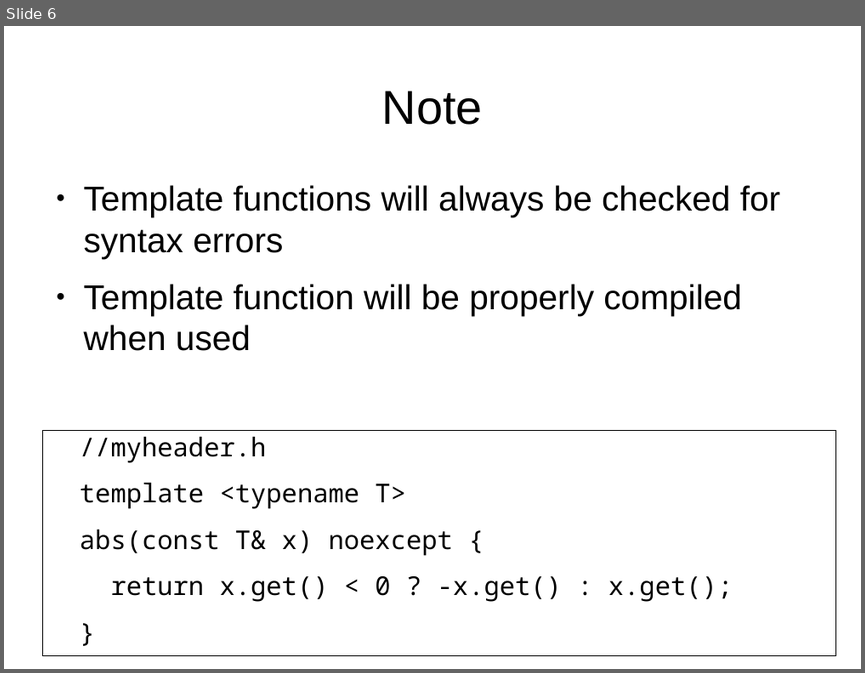
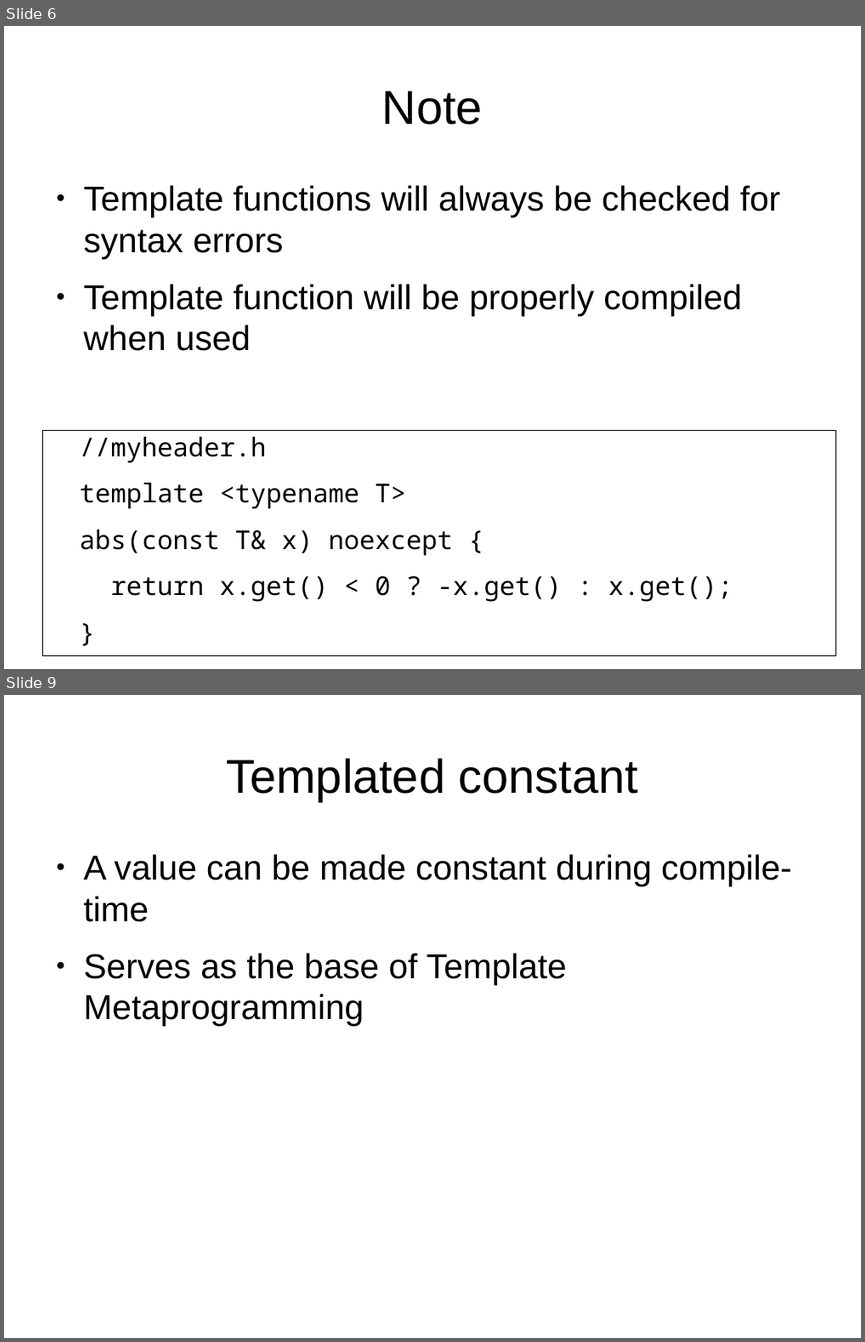
Before and after one commit to richelbilderbeek/CppPresentations, a slide deck: TemplateFunctions/TemplateFunctions.odp. Shown one above the other, each under a label of ours: slide 6 before the commit, slides 6 and 9 after it; the slides between them are not shown. The pictures are 865x673 and 865x1342 pixels, drawn with LibreOffice and Linux fonts; fonts in the diff are those of the drawing. Boxes give left, top, right and bottom in pixels: in the first picture for what was removed or moved away, otherwise in the second. Text is boxed around its words. In the diff, an @@ line names an element or a change of style, - is before the commit and + after.

```diff
--- a/TemplateFunctions/TemplateFunctions.odp
+++ b/TemplateFunctions/TemplateFunctions.odp
@@ slide 9 added at (x1=4, y1=695, x2=861, y2=1338), background #FFFFFF @@
@@ title added at (x1=226, y1=758, x2=638, y2=801), 44 pt, text #000000 @@
+Templated constant
@@ text added at (x1=84, y1=854, x2=792, y2=1026), 32 pt, text #000000 @@
+● A value can be made constant during compile-time
+● Serves as the base of Template Metaprogramming
```
Also in this commit, not shown: 1 slide changed, 2 other slides added.
